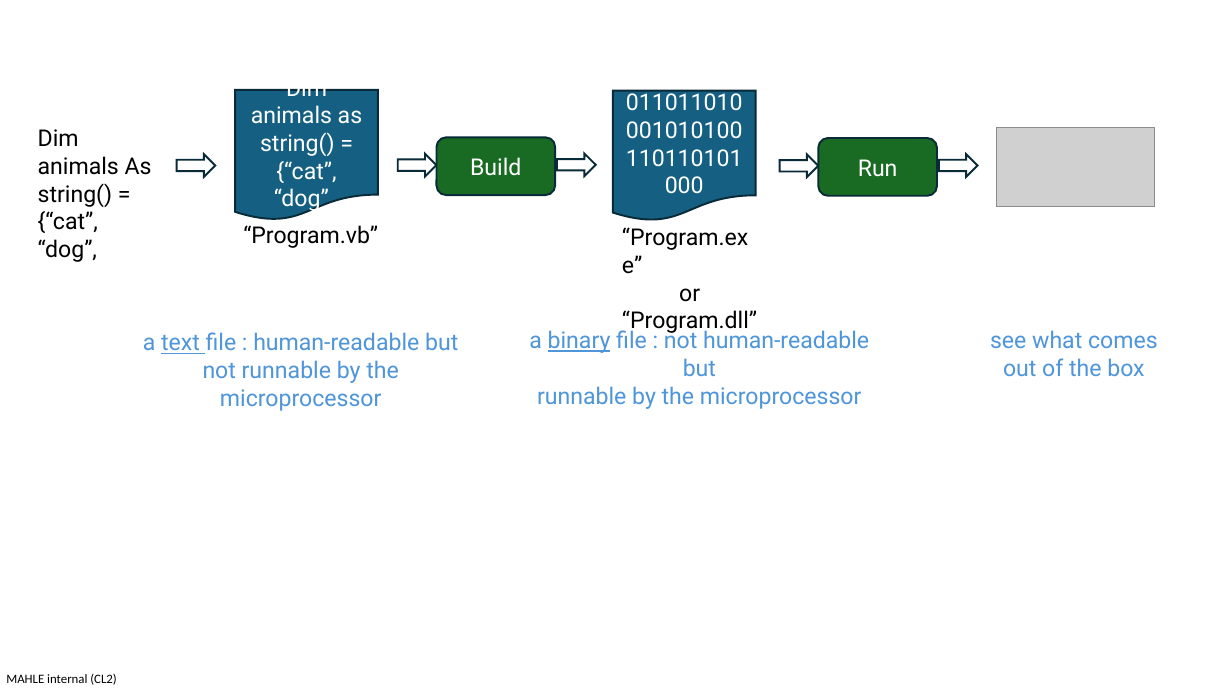
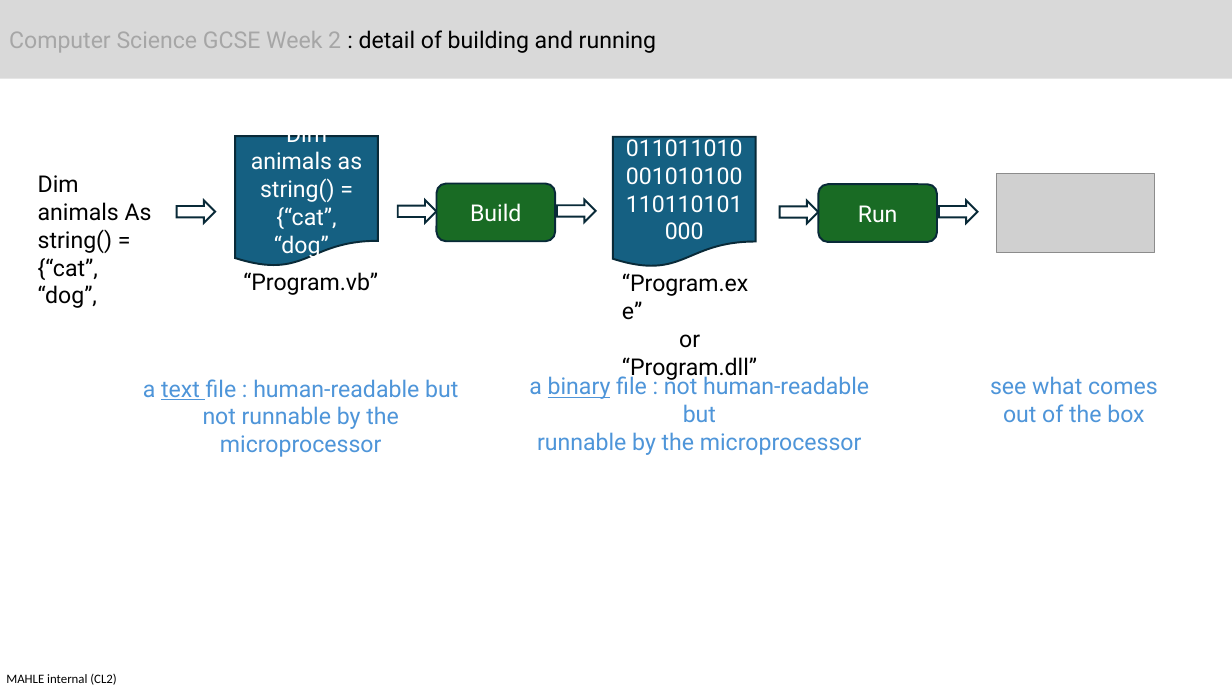
Before and after one commit to gcsestudent2/scratch3, a slide deck: slide 2 of Week 2/building and running.pptx (slide 1 before the commit). Drawn at 1232x693 pixels with LibreOffice and Linux fonts; fonts in the diff are those of the drawing; grey boxes stand for pictures. Boxes give left, top, right and bottom in pixels: in the first picture for what was removed or moved away, otherwise in the second. Text is boxed around its words. In the diff, an @@ line names an element or a change of style, - is before the commit and + after.

Commit message:
add material for week5

```diff
--- a/Week 2/building and running.pptx
+++ b/Week 2/building and running.pptx
@@ rectangle added at (x1=0, y1=0, x2=1232, y2=79), fill #D9D9D9, 18 pt, text #000000 @@
+Computer Science GCSE Week 2 : detail of building and running
@@ 6 texts, 5 right arrows, 2 flow chart documents, 2 rounded rectangles, 1 picture moved together from (x1=38, y1=90, x2=1158, y2=409) to (x1=38, y1=136, x2=1158, y2=455) @@
```
Also in this commit, not shown: 2 slides added, 4 other files.
